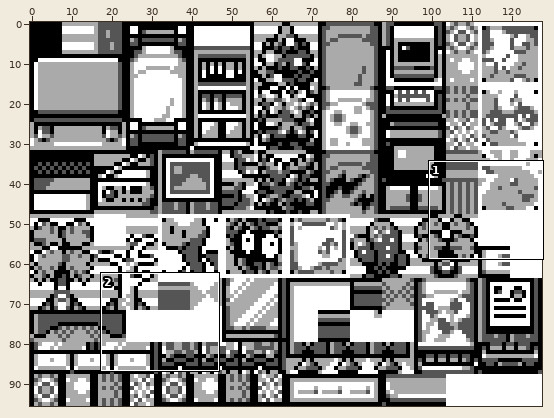
One commit to this sprite sheet: gfx/tilesets/players_room.png. Above: a wide view before the commit, with the close-up outlined.
Close-up. Earlier state:
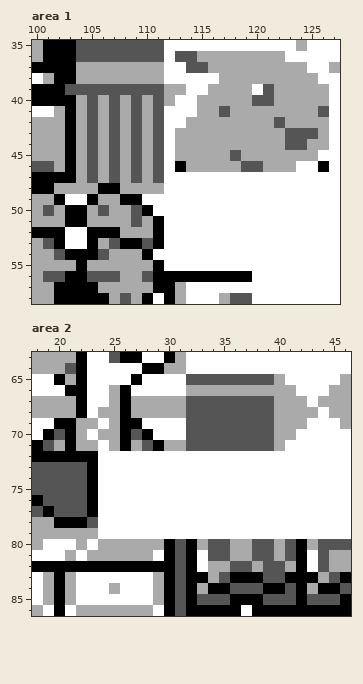
The file is 128x96 pixels. Shown: area 1: x 100..127, y 35..58; area 2: x 18..46, y 63..86.
New version:
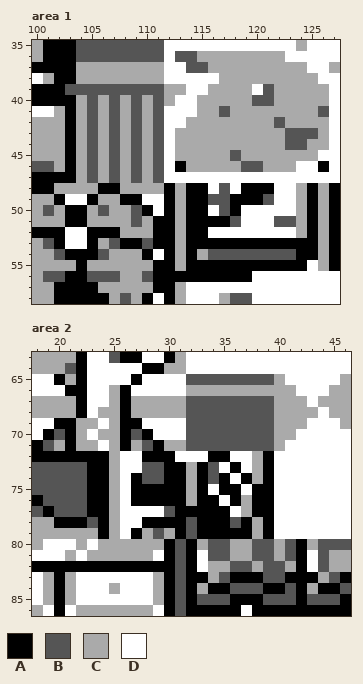
Palette (. is transparent): A #000000  B #555555  C #aaaaaa  D #ffffff
Edits made:
Area 1:
y 48: x 112..115 DDDD -> ACAA; x 117 D -> B; x 119..121 DDD -> AAA; x 124..127 DDDD -> CACA
y 49: x 112..121 DDDDDDDDDD -> ACAABBAAAB; x 124..127 DDDD -> CACA
y 50: x 112..115 DDDD -> ACAA; x 117..118 DD -> BA; x 124..127 DDDD -> CACA
y 51: x 112..118 DDDDDDD -> ACAAAAB; x 122..127 DDDDDD -> BBCACA
y 52: x 112..115 DDDD -> ACAA; x 124..127 DDDD -> CACA
y 53: x 112..127 DDDDDDDDDDDDDDDD -> ACAAAAAAAAAAAACA
y 54: x 112..127 DDDDDDDDDDDDDDDD -> ACACBBBBBBBBAACA
y 55: x 112..124 DDDDDDDDDDDDD -> ACAAAAAAAAAAA; x 126..127 DD -> CA
Area 2:
y 72: x 24..25 DD -> AC; x 28..30 DDD -> AAA; x 34..35 DD -> AA; x 38..39 DD -> CA
y 73: x 24..25 DD -> AC; x 28..34 DDDDDDD -> BBAACAB; x 36 D -> A; x 38..39 DD -> CA
y 74: x 24..25 DD -> AC; x 27..35 DDDDDDDDD -> ABBAACABA; x 37..39 DDD -> ACA
y 75: x 24..25 DD -> AC; x 27..33 DDDDDDD -> AAAAACA; x 35..36 DD -> AA; x 38..39 DD -> AA
y 76: x 24..25 DD -> AC; x 27..34 DDDDDDDD -> AAAAACAA; x 36..39 DDDD -> ACAA
y 77: x 24..25 DD -> AC; x 30..35 DDDDDD -> BAAAAA; x 37..39 DDD -> CAA
y 78: x 24..25 DD -> AC; x 28..39 DDDDDDDDDDDD -> AAAABAAABACA
y 79: x 24..25 DD -> AC; x 27..39 DDDDDDDDDDDDD -> ACBCABAAAAACA
Where, in picture pixels (left, top, right, bottom), the same in both close-ups:
changed: (164, 183, 340, 271)
changed: (98, 451, 274, 539)
